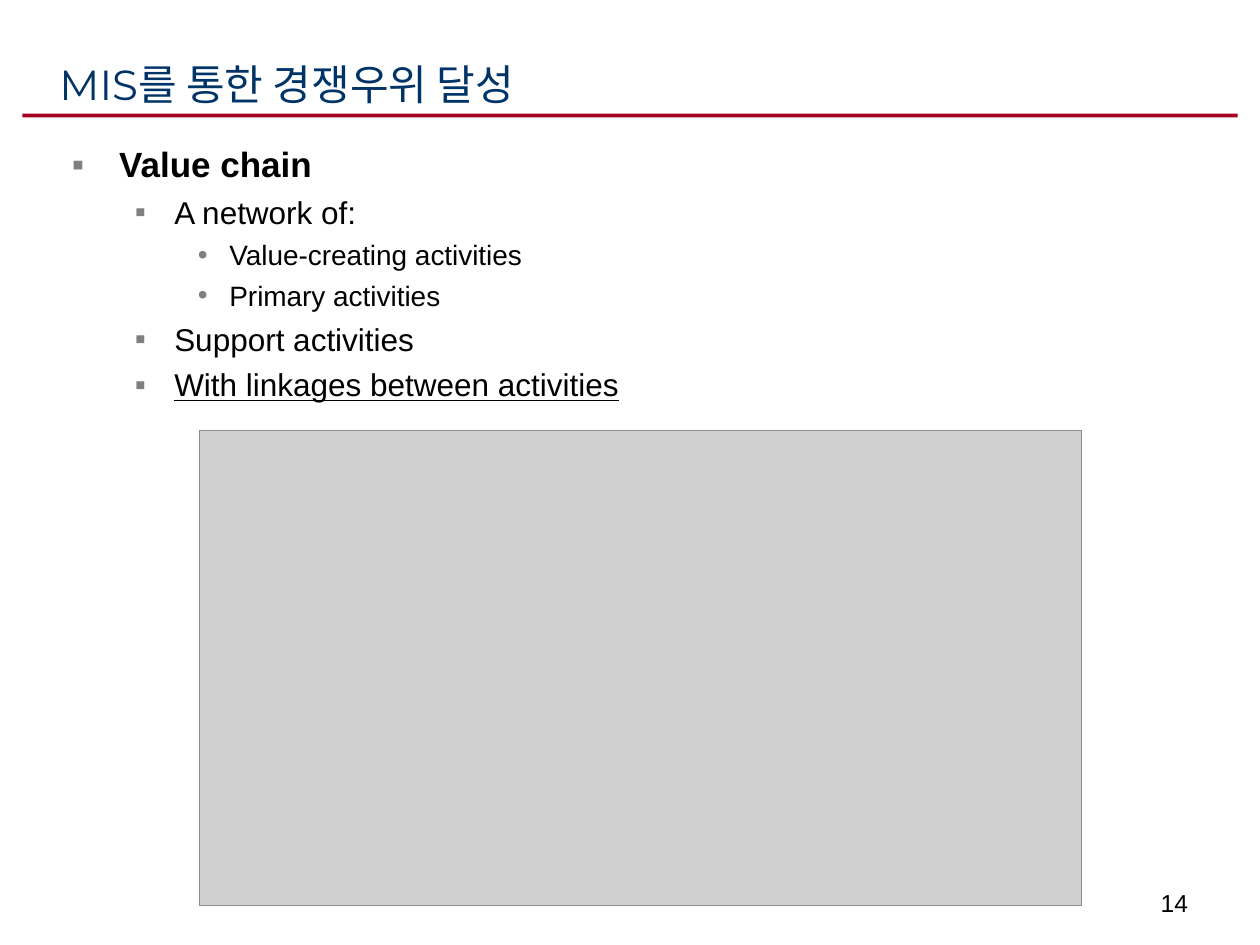
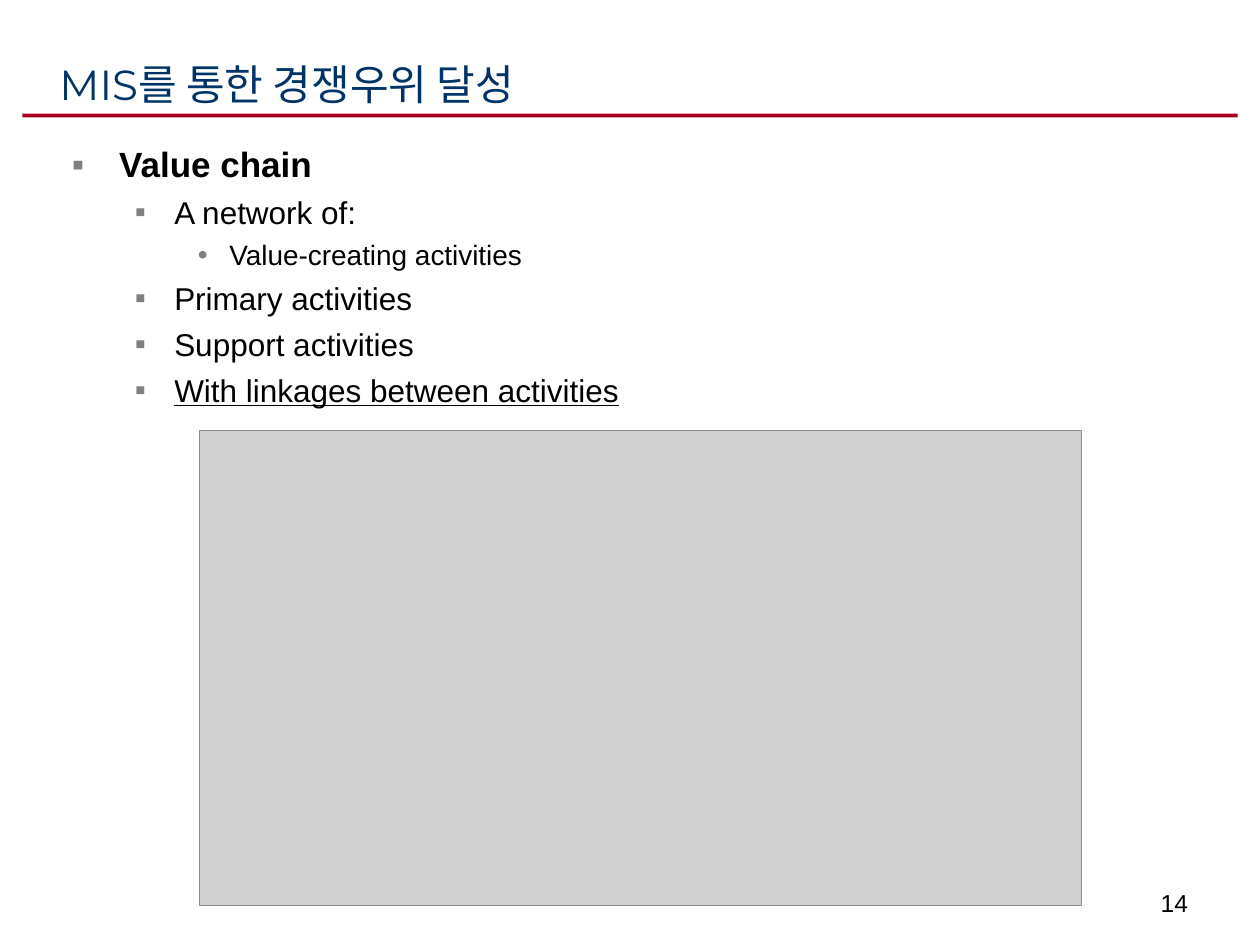
Before and after one commit to ikelab/courses, a slide deck: slide 14 of iie2016/mis1.ppt. Drawn at 1260x945 pixels with LibreOffice and Linux fonts; fonts in the diff are those of the drawing; grey boxes stand for pictures. Boxes give left, top, right and bottom in pixels: in the first picture for what was removed or moved away, otherwise in the second. Text is boxed around its words. In the diff, an @@ line names an element or a change of style, - is before the commit and + after.

Commit message:
Revision.

```diff
--- a/iie2016/mis1.ppt
+++ b/iie2016/mis1.ppt
@@ text at <box>174,287,412,316</box>: size 16 to 18 pt in "Primary activities"; bullet • to ▪; list level 3 to 2 in "Primary activities" @@
```
Also in this commit, not shown: 1 other slide changed.
